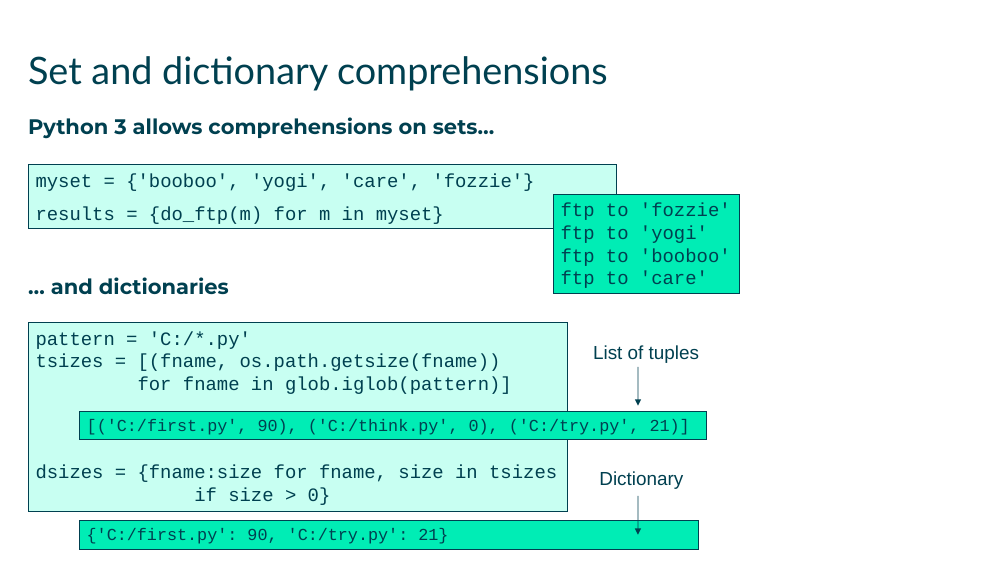
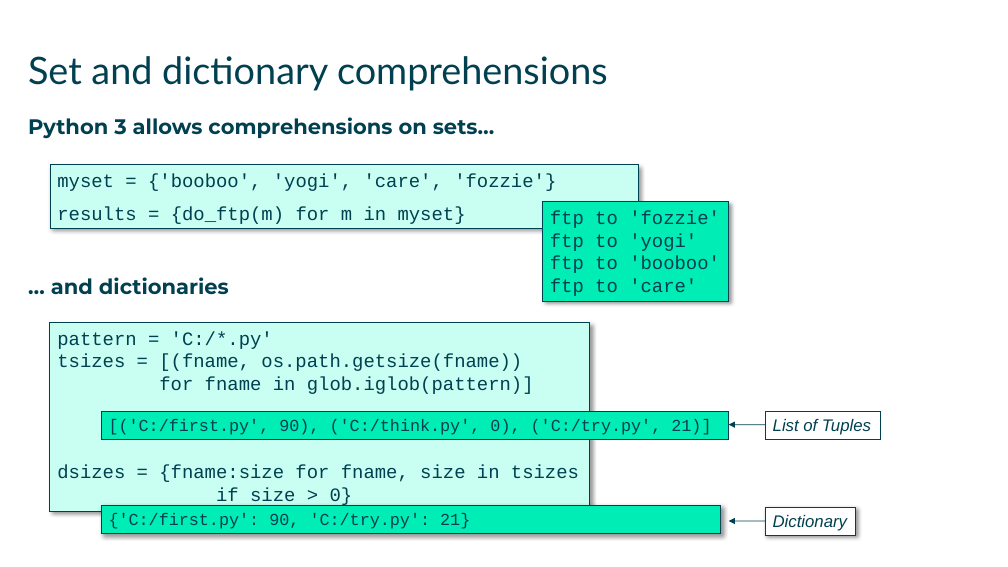
Before and after one commit to AndySmithQA/June24py3, a slide deck: slide 5 of QAPYTH3/DG_09_Advanced_Collections.pptx. Drawn at 1008x567 pixels with LibreOffice and Linux fonts; fonts in the diff are those of the drawing. Boxes give left, top, right and bottom in pixels: in the first picture for what was removed or moved away, otherwise in the second. Text is boxed around its words. In the diff, an @@ line names an element or a change of style, - is before the commit and + after.

```diff
--- a/QAPYTH3/DG_09_Advanced_Collections.pptx
+++ b/QAPYTH3/DG_09_Advanced_Collections.pptx
@@ rectangle "ftp to 'fozzie'": place and size @@
-rectangle "ftp to 'fozzie'" at bbox=[554, 194, 740, 293]
+rectangle "ftp to 'fozzie'" at bbox=[543, 202, 729, 301]
@@ 3 rectangles: place and size @@
-3 rectangles at bbox=[28, 165, 707, 511]
+3 rectangles at bbox=[50, 165, 729, 511]
@@ rectangle "List of Tuples": place and size @@
-rectangle "List of Tuples" at bbox=[593, 345, 699, 363]
+rectangle "List of Tuples" at bbox=[765, 411, 880, 439]
@@ rectangle "List of Tuples" at bbox=[765, 411, 880, 439]: fill none to #FFFFFF; outline none to #004050 0.75 pt @@
@@ text in rectangle at bbox=[773, 419, 871, 435]: text changed; size 18 to 16 pt; italic on @@
-List of tuples
+List of Tuples
@@ arrow moved from (638, 367) - (638, 406) to (765, 425) - (729, 425) @@
@@ shadow on in 4 elements at bbox=[50, 165, 638, 228], bbox=[50, 323, 590, 511], bbox=[543, 202, 729, 301], bbox=[101, 505, 721, 534] @@
@@ rectangle "{'C:/first.py': 90, 'C:/try.py': 21}": place and size @@
-rectangle "{'C:/first.py': 90, 'C:/try.py': 21}" at bbox=[79, 520, 699, 549]
+rectangle "{'C:/first.py': 90, 'C:/try.py': 21}" at bbox=[101, 505, 721, 534]
@@ arrow removed from (638, 496) to (638, 535) @@
@@ rectangle "Dictionary": place and size @@
-rectangle "Dictionary" at bbox=[599, 471, 683, 489]
+rectangle "Dictionary" at bbox=[765, 507, 856, 535]
@@ rectangle "Dictionary" at bbox=[765, 507, 856, 535]: size 18 to 16 pt, italic on; fill none to #FFFFFF; outline none to #004050 0.75 pt; shadow on @@
@@ arrow added from (765, 521) to (729, 521), #004050 0.75 pt @@
```
Also in this commit, not shown: 14 other slides changed, 45 other files.
